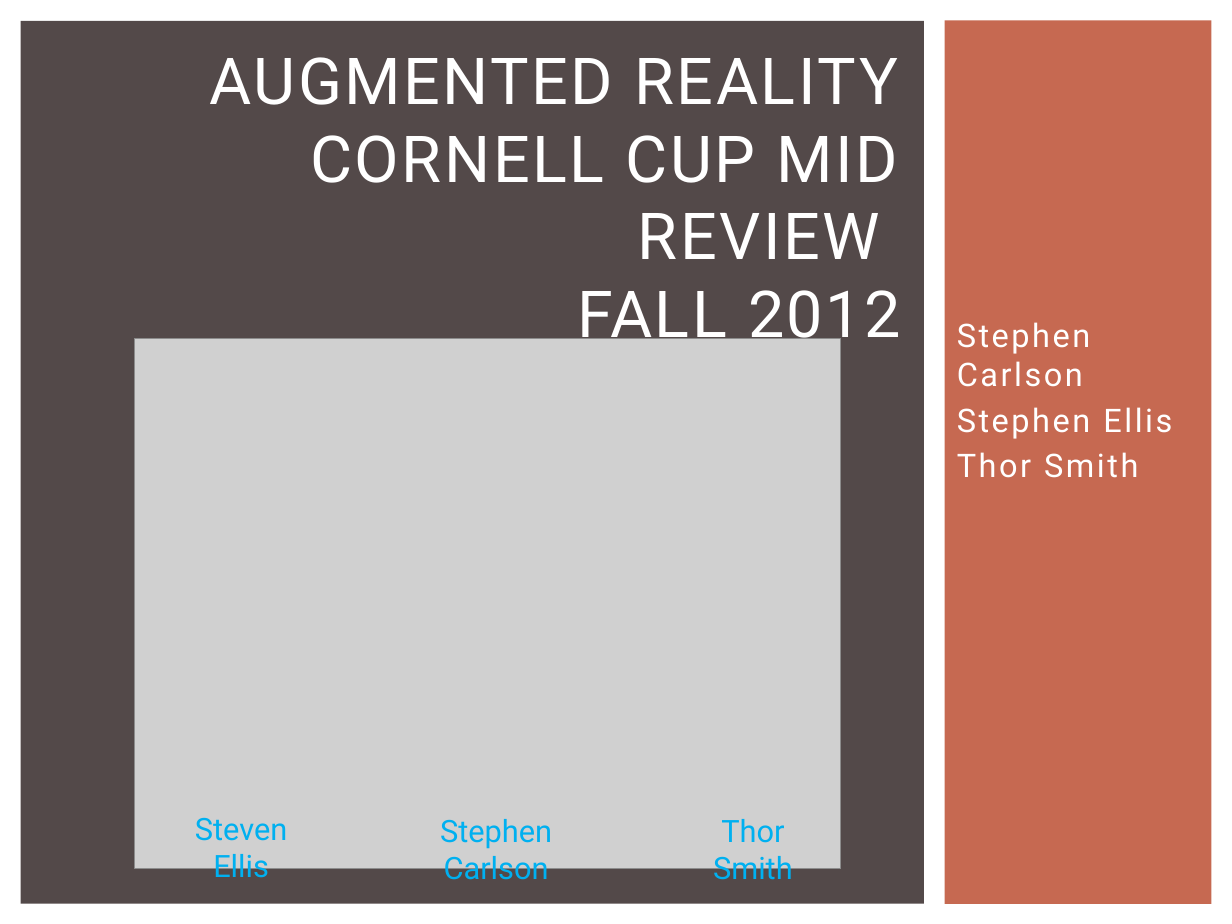
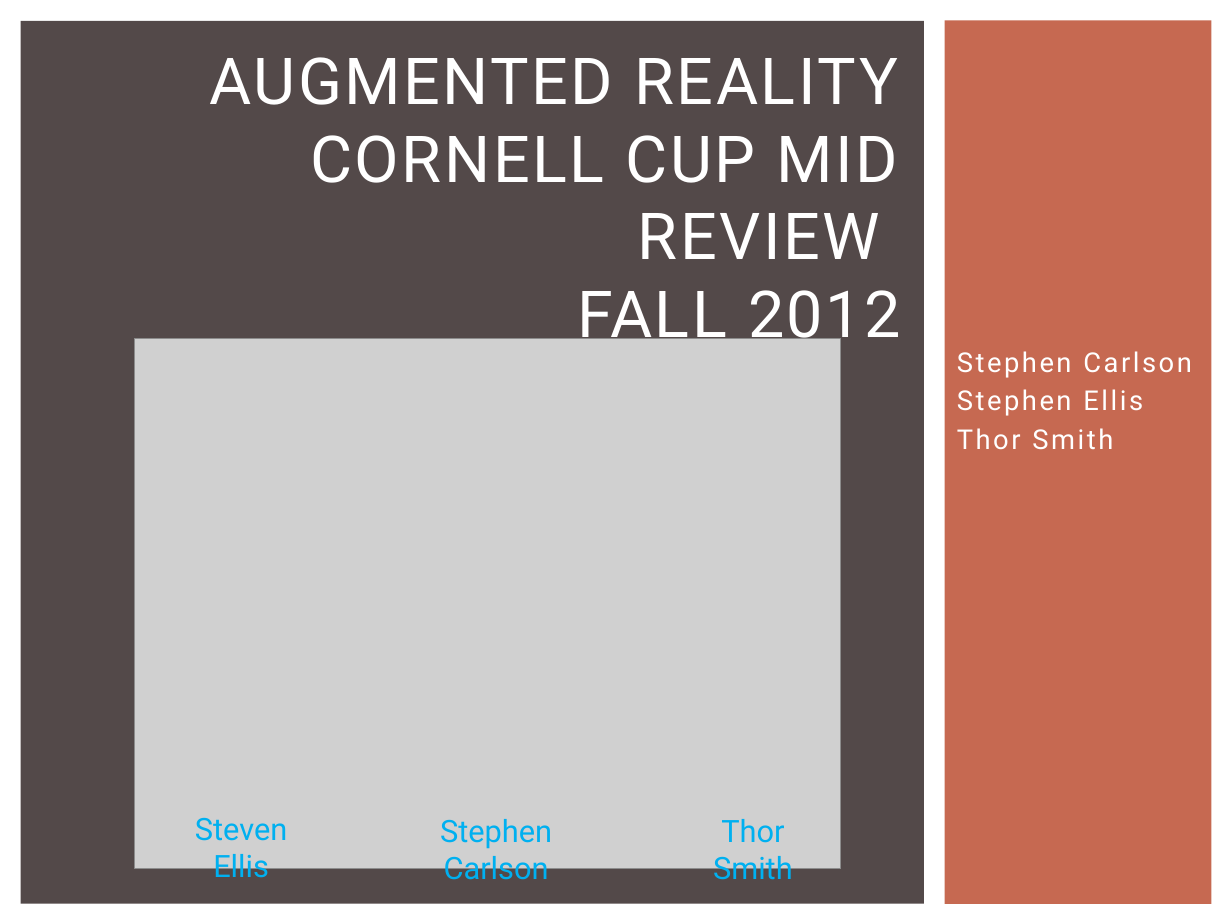
Before and after one commit to snowpuppy/augreality, a slide deck: slide 1 of doc/AugRealityMidReview.pptx. Drawn at 1232x924 pixels with LibreOffice and Linux fonts; fonts in the diff are those of the drawing; grey boxes stand for pictures. Boxes give left, top, right and bottom in pixels: in the first picture for what was removed or moved away, otherwise in the second. Text is boxed around its words. In the diff, an @@ line names an element or a change of style, - is before the commit and + after.

```diff
--- a/doc/AugRealityMidReview.pptx
+++ b/doc/AugRealityMidReview.pptx
@@ subtitle "Stephen Carlson" at box(957, 351, 1191, 450): size 19 to 16 pt @@
```
Also in this commit, not shown: 8 other slides changed.
